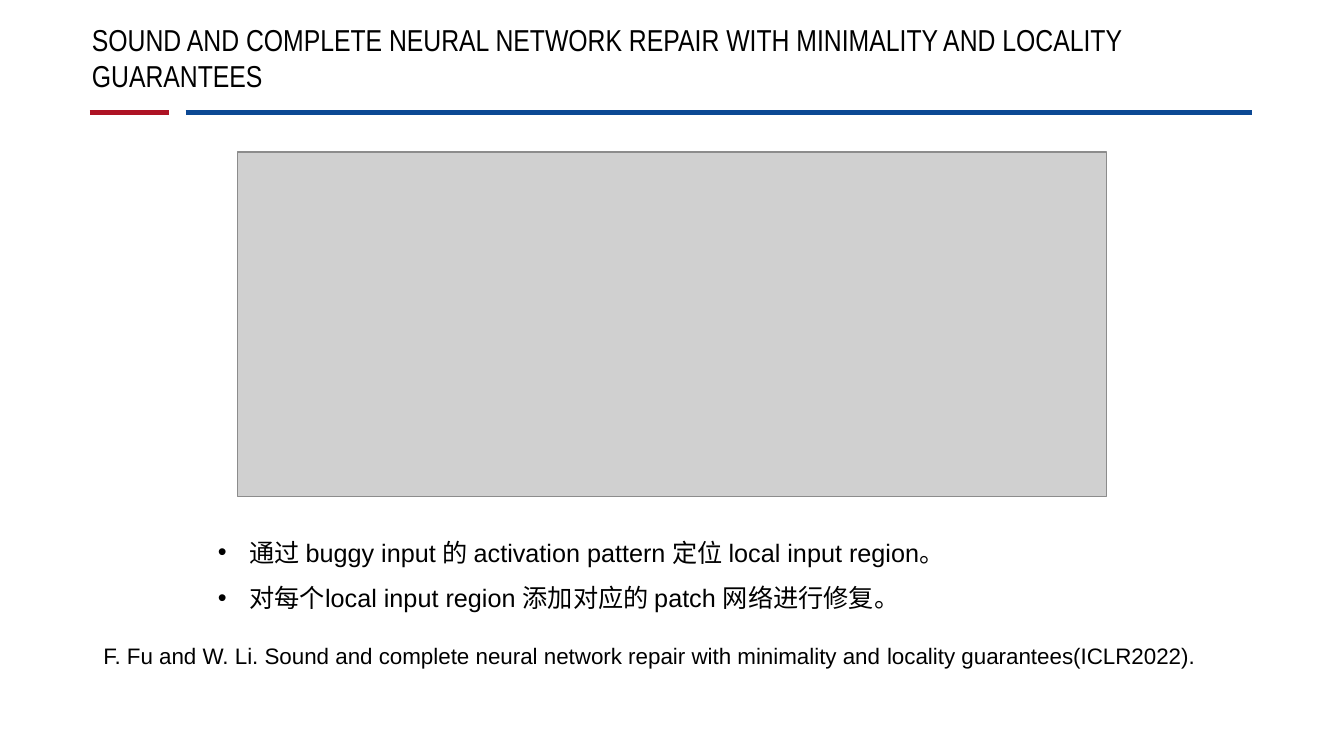
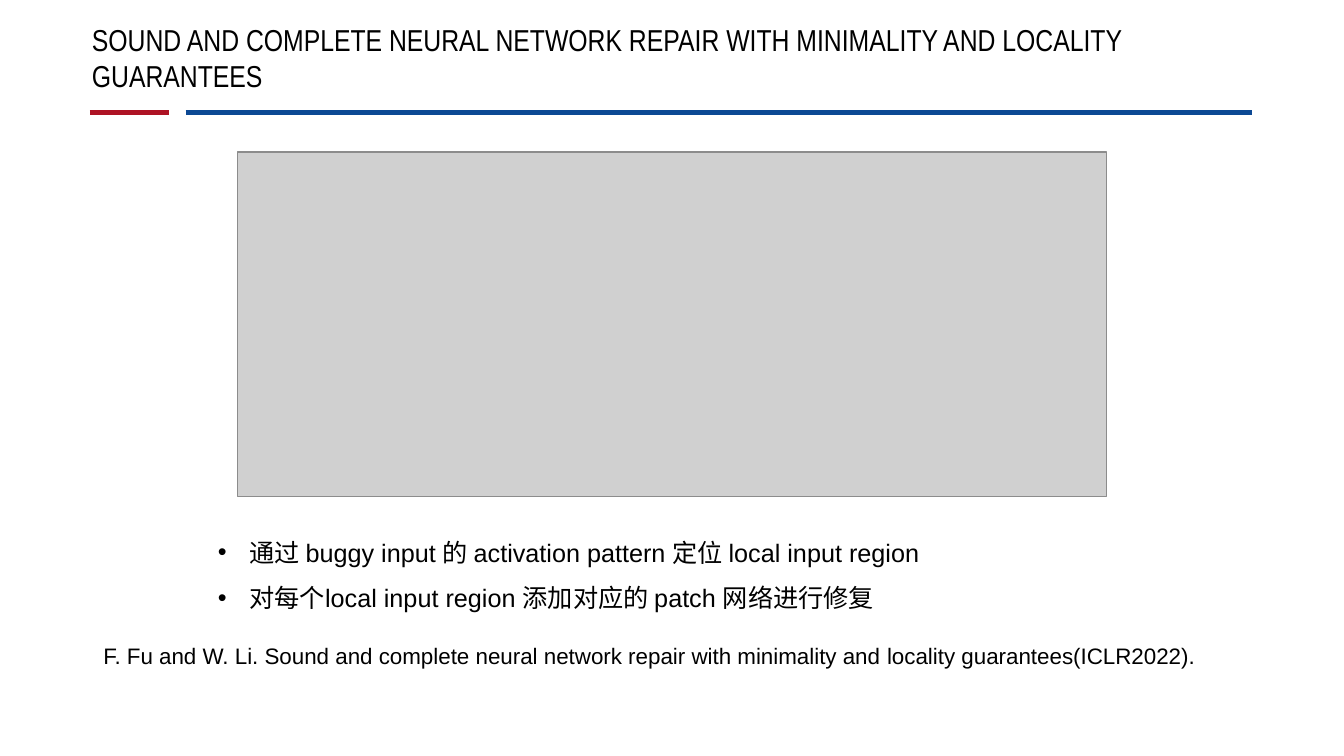
Before and after one commit to CRhapsody/Presentation_Slides, a slide deck: slide 5 of 神经网络修复工作进展.pptx (slide 6 before the commit). Drawn at 1344x756 pixels with LibreOffice and Linux fonts; fonts in the diff are those of the drawing; grey boxes stand for pictures; background and template pictures are left out. Boxes give left, top, right and bottom in pixels: in the first picture for what was removed or moved away, otherwise in the second. Text is boxed around its words. In the diff, an @@ line names an element or a change of style, - is before the commit and + after.

```diff
--- a/神经网络修复工作进展.pptx
+++ b/神经网络修复工作进展.pptx
@@ text at box(249, 540, 919, 613): text changed @@
-• 通过 buggy input 的 activation pattern 定位 local input region。
-• 对每个local input region 添加对应的 patch 网络进行修复。
+• 通过 buggy input 的 activation pattern 定位 local input region
+• 对每个local input region 添加对应的 patch 网络进行修复
```
Also in this commit, not shown: 4 other slides changed, 5 slides added, 6 slides removed, 1 other file.
